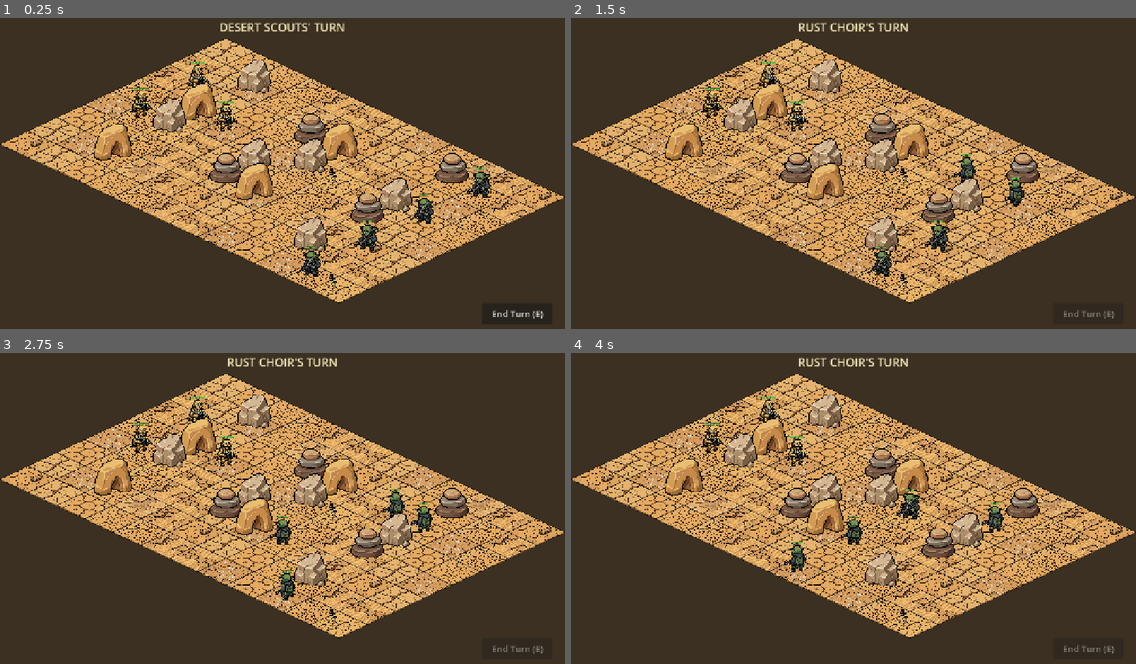
Above: before the commit, frames 1-4 (two rows, left to right).
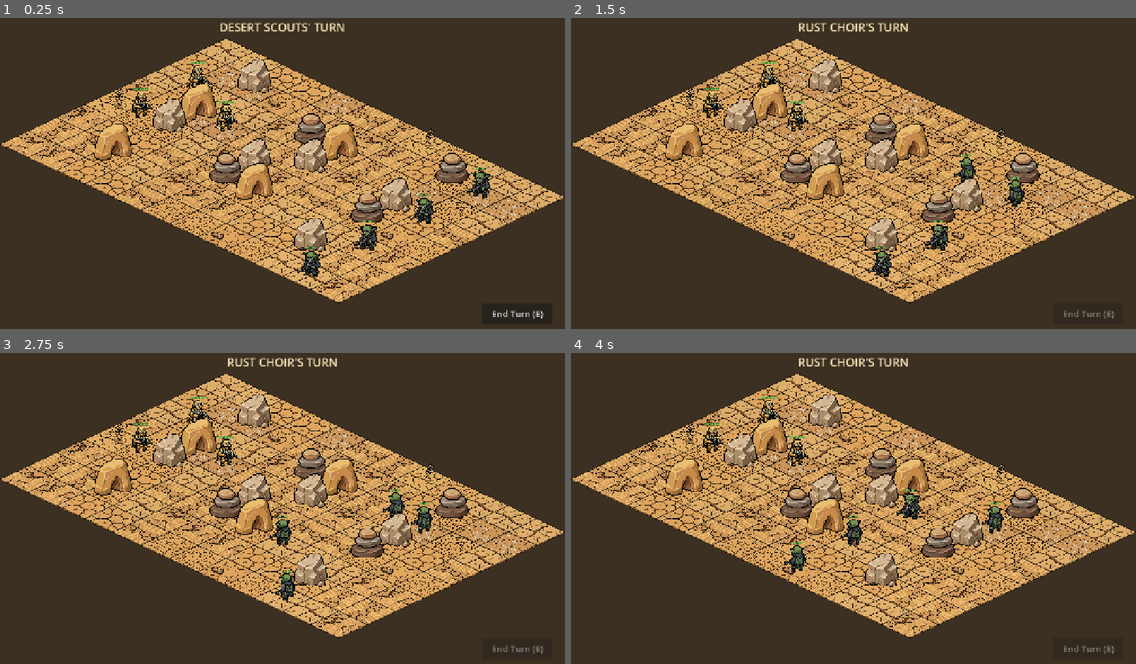
Above: after the commit, the same moments.

Repository: bfunkmcgee/ThinShot
Game: Godot game, scene res://scenes/Battle.tscn
The game is run twice, just before and just after one commit, with the same random seed, the same clock (stepped at 60 frames per second) and the same inputs.
Inputs (mouse positions are in pixels of both pictures, inside the frame that each line leads up to):
- Up to frame 1 (0.25 s): no input
- Up to frame 2 (1.5 s): click "End Turn (E)" at 0.5 s; move the mouse to (977, 157) at 1.27 s; hold E (end_turn) from 1.28 s (still down); click (977, 157) at 1.42 s
- Up to frame 3 (2.75 s): move the mouse to (169, 527) at 2.02 s; release E (end_turn) at 2.03 s; tap E (end_turn) at 2.1 s; click (169, 527) at 2.17 s
- Up to frame 4 (4 s): move the mouse to (910, 440) at 2.77 s; hold E (end_turn) 2.78-3.5 s; click (910, 440) at 2.92 s; click "End Turn (E)" at 3.5 s

The runs differ from the first frame. In frame 1, 14% of the frame differs, in the area x 0-100%, y 6-92%; in frame 2, 14%; in frame 3, 14%; in frame 4, 14%.

Commit message:
Zone-based tile placement with mirrored and shaded variants
Replace independent per-cell tile picks with terrain zones carved by
seeded simplex noise: sandy washes, lightly cracked hardpan, and
heavily cracked hardpan, so neighboring cells read as one patch.
Tiles randomly mirror horizontally and take a subtle noise-driven
brightness tint (0.94-1.0), multiplying the 10 source tiles into ~60
visual combinations without new art. Accents are themed to their zone
(plants in sand, debris in light cracks, craters in heavy hardpan)
and enforce a 2-cell minimum spacing so they never clump. All choices
are hashed/seeded - the map is identical every run.

Co-Authored-By: Claude Fable 5 <noreply@anthropic.com>

Diff:
--- a/scripts/Board.gd
+++ b/scripts/Board.gd
@@ -40,14 +40,19 @@
 	Rect2(129, 292, 128, 60), # 9 sandy cracks
 ]
 
-# Weighted variant pool: plain floors dominate, accents stay rare.
-const TILE_POOL: Array[int] = [
-	0, 1, 2, 3, 8, 9,
-	0, 1, 2, 3, 8, 9,
-	0, 1, 2, 3, 8, 9,
-	5, 5, 5,
-	4, 6, 7,
-]
+# Tile families by terrain zone (indices into TILE_REGIONS), carved out of
+# the map by smooth noise so neighboring cells read as one terrain patch.
+const ZONE_FAMILIES: Array = [
+	[8, 9],     # 0: sandy wash
+	[0, 1, 2],  # 1: lightly cracked hardpan
+	[3, 5],     # 2: heavily cracked / mottled hardpan
+]
+# One themed accent per zone: plants grow in sand, debris lies among the
+# light cracks, craters pock the heavy hardpan.
+const ZONE_ACCENTS: Array[int] = [6, 7, 4]
+
+const ACCENT_CHANCE := 0.07
+const ACCENT_MIN_SPACING := 2  # Chebyshev cells between any two accents
 
 const GRID_LINE := Color(0.35, 0.27, 0.15, 0.25)
 const MOVE_HL := Color(0.95, 0.85, 0.3, 0.35)
@@ -62,6 +67,9 @@
 const DIRS: Array[Vector2i] = [
 	Vector2i(1, 0), Vector2i(-1, 0), Vector2i(0, 1), Vector2i(0, -1),
 ]
+
+# Per-cell render info ({region, flip, shade}) built once in _ready.
+var tile_cache: Array = []
 
 # cell -> came_from cell, for cells the selected unit can move to.
 var move_cells: Dictionary = {}
@@ -182,21 +190,73 @@
 	])
 
 
-func _tile_variant(cell: Vector2i) -> int:
-	return TILE_POOL[absi(cell.x * 92821 + cell.y * 31337) % TILE_POOL.size()]
+func _ready() -> void:
+	_build_tile_cache()
+
+
+## Deterministic per-cell pseudo-random in [0, 1); salt separates streams.
+static func _hash01(cell: Vector2i, salt: int) -> float:
+	return float(absi(cell.x * 92821 + cell.y * 31337 + salt * 53987) % 997) / 997.0
+
+
+## Precompute each cell's tile region, mirror flag, and shade tint.
+## Everything is seeded/hashed, so the map is identical every run.
+func _build_tile_cache() -> void:
+	var zone_noise := FastNoiseLite.new()
+	zone_noise.noise_type = FastNoiseLite.TYPE_SIMPLEX_SMOOTH
+	zone_noise.seed = 7
+	zone_noise.frequency = 0.17
+	var shade_noise := FastNoiseLite.new()
+	shade_noise.noise_type = FastNoiseLite.TYPE_SIMPLEX_SMOOTH
+	shade_noise.seed = 13
+	shade_noise.frequency = 0.09
+
+	var accent_cells: Array[Vector2i] = []
+	tile_cache = []
+	for y in SIZE.y:
+		var row: Array = []
+		for x in SIZE.x:
+			var cell := Vector2i(x, y)
+			var n := zone_noise.get_noise_2d(cell.x, cell.y)
+			var zone := 0 if n < -0.12 else (1 if n < 0.22 else 2)
+			var family: Array = ZONE_FAMILIES[zone]
+			var variant: int = family[int(_hash01(cell, 1) * family.size()) % family.size()]
+			if not is_wall(cell) and _hash01(cell, 2) < ACCENT_CHANCE:
+				var clear := true
+				for placed in accent_cells:
+					if maxi(absi(placed.x - x), absi(placed.y - y)) <= ACCENT_MIN_SPACING:
+						clear = false
+						break
+				if clear:
+					variant = ZONE_ACCENTS[zone]
+					accent_cells.append(cell)
+			# Subtle brightness patches (0.94..1.0) fake large-scale lighting.
+			var shade := 0.94 + 0.06 * (shade_noise.get_noise_2d(cell.x, cell.y) * 0.5 + 0.5)
+			row.append({
+				"region": TILE_REGIONS[variant],
+				"flip": _hash01(cell, 3) < 0.5,
+				"shade": Color(shade, shade, shade),
+			})
+		tile_cache.append(row)
 
 
 func _draw() -> void:
 	for y in SIZE.y:
 		for x in SIZE.x:
 			var cell := Vector2i(x, y)
-			var region := TILE_REGIONS[_tile_variant(cell)]
+			var info: Dictionary = tile_cache[y][x]
+			var region: Rect2 = info.region
 			var c := cell_to_local(cell)
 			var dest := Rect2(
 				c.x - TILE_W / 2.0,
 				c.y - TILE_H / 2.0 - (region.size.y - TILE_H),
 				region.size.x, region.size.y)
-			draw_texture_rect_region(FLOOR_SHEET, dest, region)
+			if info.flip:
+				# Mirror around the tile's vertical center line.
+				draw_set_transform(Vector2(2.0 * c.x, 0.0), 0.0, Vector2(-1, 1))
+			draw_texture_rect_region(FLOOR_SHEET, dest, region, info.shade)
+			if info.flip:
+				draw_set_transform(Vector2.ZERO, 0.0, Vector2.ONE)
 			var outline := _diamond(cell)
 			outline.append(outline[0])
 			draw_polyline(outline, GRID_LINE, 1.5, true)
